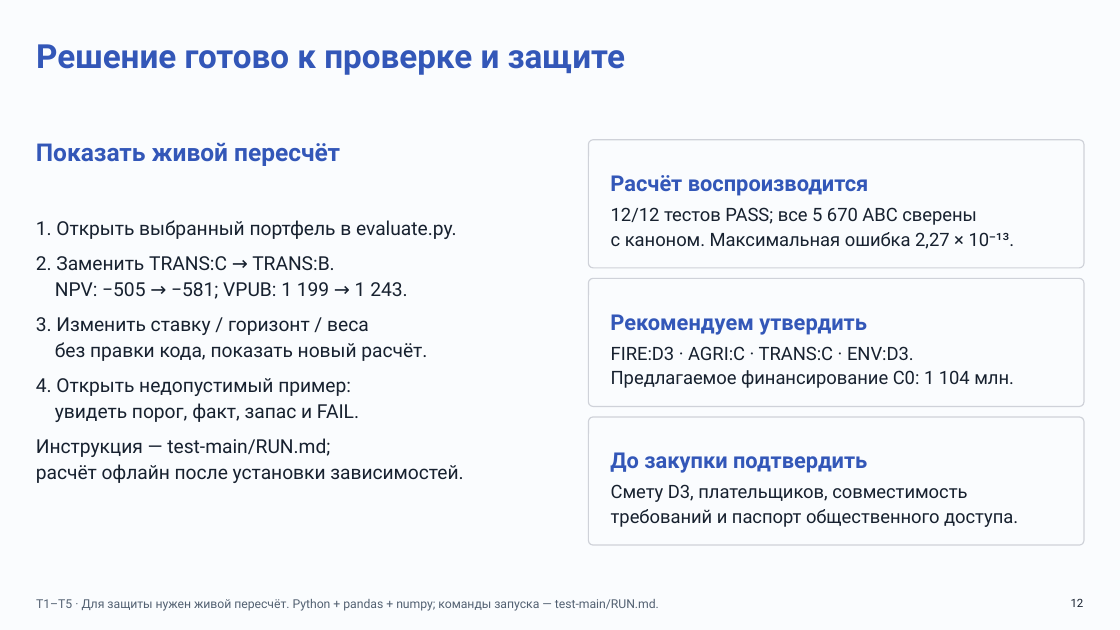
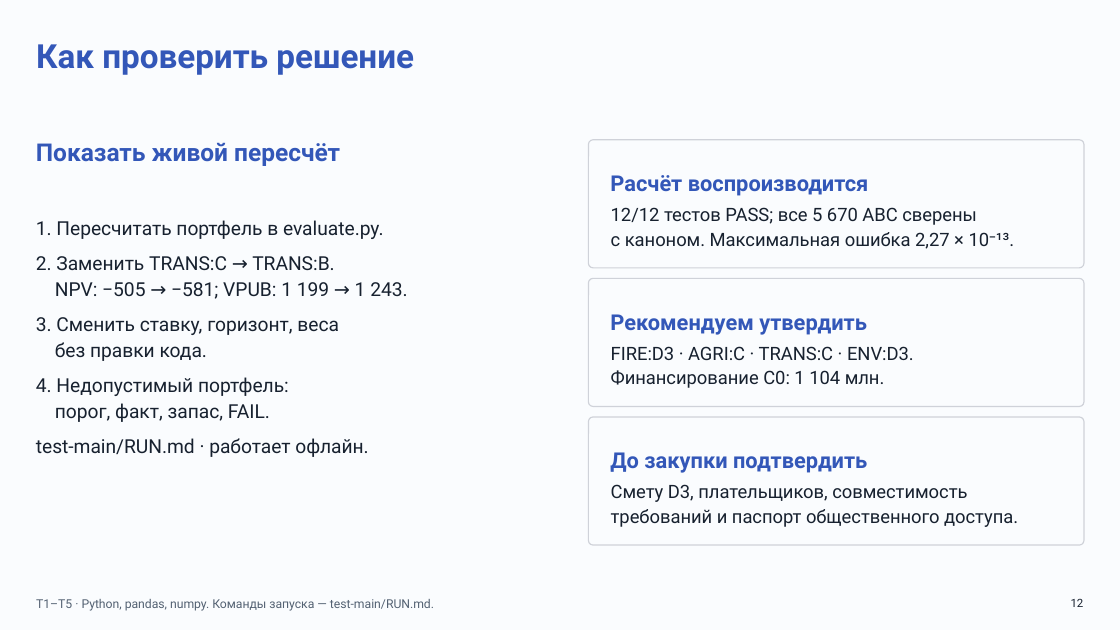
Before and after one commit to Mihail239239/Clodex_Cosmoton, a slide deck: slide 12 of presentation.pptx. Drawn at 1120x630 pixels with LibreOffice and Linux fonts; fonts in the diff are those of the drawing. Boxes give left, top, right and bottom in pixels: in the first picture for what was removed or moved away, otherwise in the second. Text is boxed around its words. In the diff, an @@ line names an element or a change of style, - is before the commit and + after.

```diff
--- a/presentation.pptx
+++ b/presentation.pptx
@@ title at box(36, 44, 414, 75): text changed @@
-Решение готово к проверке и защите
+Как проверить решение
@@ text at box(36, 220, 384, 239): text changed @@
-1. Открыть выбранный портфель в evaluate.py.
+1. Пересчитать портфель в evaluate.py.
@@ text at box(36, 317, 368, 457): text changed @@
-3. Изменить ставку / горизонт / веса
-без правки кода, показать новый расчёт.
-4. Открыть недопустимый пример:
-увидеть порог, факт, запас и FAIL.
-Инструкция — test-main/RUN.md;
-расчёт офлайн после установки зависимостей.
+3. Сменить ставку, горизонт, веса
+без правки кода.
+4. Недопустимый портфель:
+порог, факт, запас, FAIL.
+test-main/RUN.md · работает офлайн.
@@ text at box(611, 370, 885, 388): text changed @@
-Предлагаемое финансирование C0: 1 104 млн.
+Финансирование C0: 1 104 млн.
@@ text at box(36, 599, 434, 611): text changed @@
-Т1–Т5 · Для защиты нужен живой пересчёт. Python + pandas + numpy; команды запуска — test-main/RUN.md.
+Т1–Т5 · Python, pandas, numpy. Команды запуска — test-main/RUN.md.
```
Also in this commit, not shown: 11 other slides changed, 1 other file.
